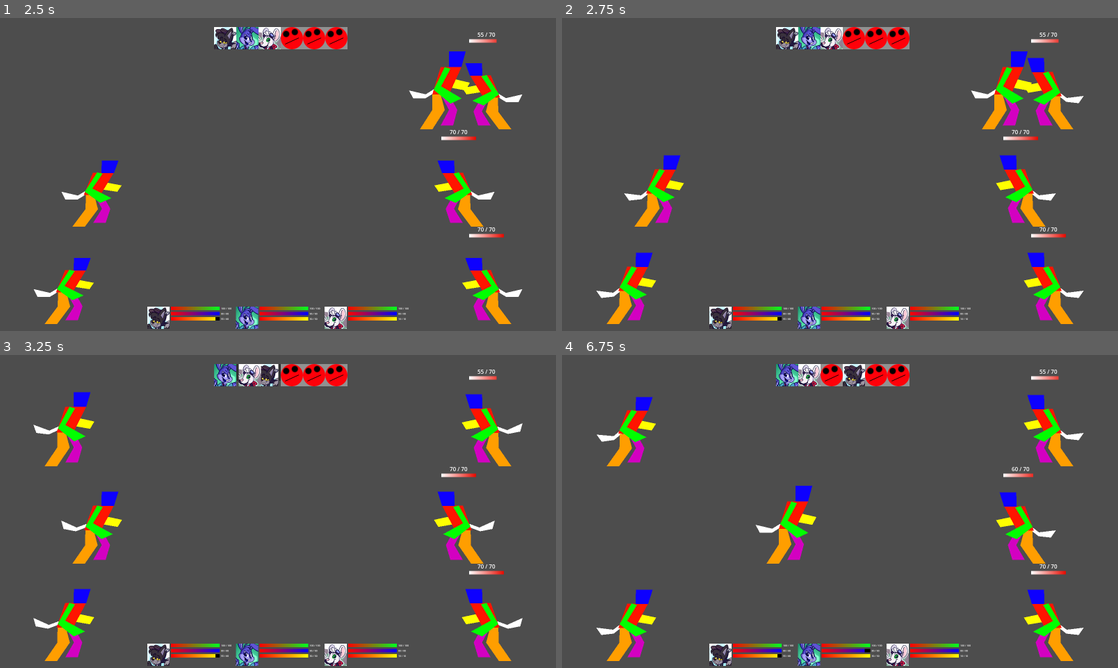
Above: before the commit, frames 1-4 (two rows, left to right).
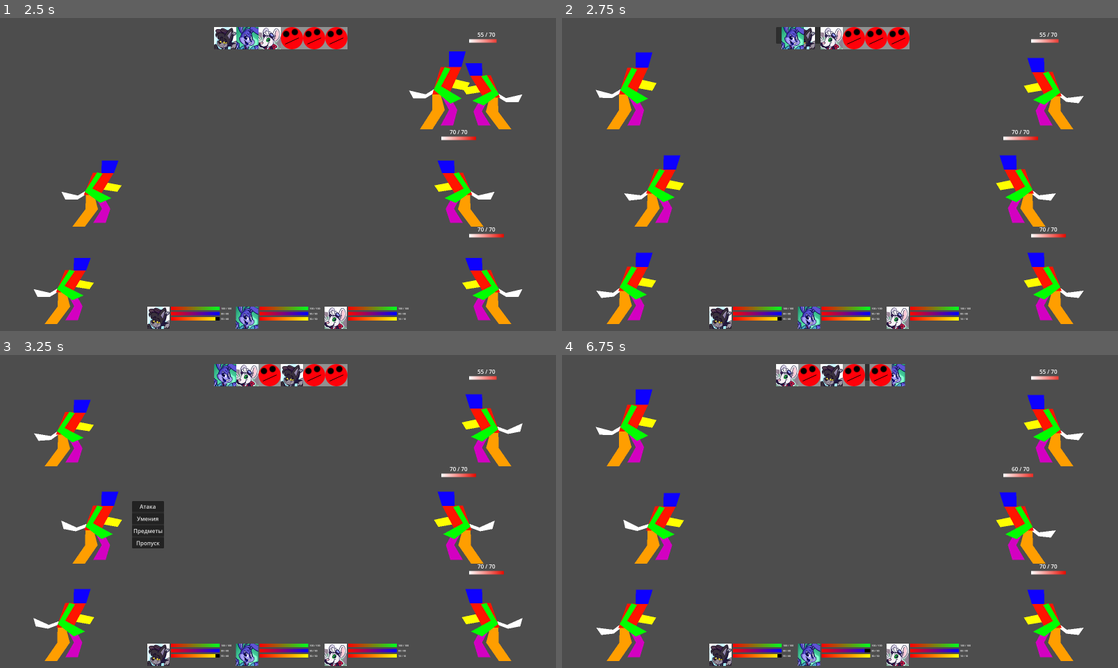
Above: after the commit, the same moments.

Repository: HellsStudios/Hell-s-workers
Game: Godot game, scene res://Scenes/Battle.tscn
Same seed, same stepped clock (60 frames per second), same inputs: the game is played once before the commit and once after it.
Inputs (mouse positions are in pixels of both pictures, inside the frame that each line leads up to):
- Up to frame 1 (2.5 s): click "Атака" at 0.5 s; click "Enemy1" at 1.25 s; move the mouse to (400, 158) at 2.02 s; click (400, 158) at 2.17 s
- Up to frame 2 (2.75 s): no input
- Up to frame 3 (3.25 s): drag from (166, 527) to (250, 574) at 2.77 s
- Up to frame 4 (6.75 s): click "Умения" at 3.5 s; click "Ядовитый удар" at 4.25 s; click "Enemy2" at 5 s; move the mouse to (895, 442) at 5.77 s; click (895, 442) at 5.92 s; drag from (812, 574) to (673, 464) at 6.52 s

Frame 1 is identical in both runs. In frame 2, 2.6% of the frame differs, in the area x 6-85%, y 2-36%; in frame 3, 2.2%; in frame 4, 4.1%, in the area x 6-63%, y 2-67%.

Commit message:
Add files via upload

Diff:
--- a/новый-игровой-проект/Scenes/Battle.tscn
+++ b/новый-игровой-проект/Scenes/Battle.tscn
@@ -140,6 +140,7 @@
 [node name="PartyHUD" parent="UI" instance=ExtResource("3_2h7oj")]
 
 [node name="QTEBar" parent="UI" instance=ExtResource("4_1samx")]
+anchors_preset = 15
 
 [connection signal="button_down" from="UI/ActionPanel/MainMenuContainer/AttackButton" to="UI/ActionPanel" method="_on_AttackButton_pressed"]
 [connection signal="button_down" from="UI/ActionPanel/MainMenuContainer/SkillButton" to="UI/ActionPanel" method="_on_SkillButton_pressed"]
--- a/новый-игровой-проект/Scenes/character.tscn
+++ b/новый-игровой-проект/Scenes/character.tscn
@@ -1586,7 +1586,6 @@
 
 [sub_resource type="Animation" id="Animation_ejsiy"]
 resource_name = "cast"
-loop_mode = 1
 tracks/0/type = "value"
 tracks/0/imported = false
 tracks/0/enabled = true
--- a/новый-игровой-проект/Scripts/battle.gd
+++ b/новый-игровой-проект/Scripts/battle.gd
@@ -49,9 +49,20 @@
 var enemy_bars: Dictionary = {}  # enemy -> bar
 @export var world_camera_path: NodePath   # можно оставить пустым
 @export var auto_create_camera := false   # если true, создадим Camera2D при отсутствии
+@export var HB_OFFSET_Y := 88.0          # насколько выше головы ставить бар (в пикселях)
+@export var HB_SCALE_WITH_ZOOM := true   # масштабировать ли бар при зуме
+@export var HB_MIN_SCALE := 0.8
+@export var HB_MAX_SCALE := 1.8
 
 var _cam_saved := { "pos": Vector2.ZERO, "zoom": Vector2.ONE, "proc": Node.PROCESS_MODE_INHERIT, "smooth": false }
 var _vp_saved_xform: Transform2D = Transform2D.IDENTITY
+
+func _get_view_zoom() -> float:
+	var cam := get_viewport().get_camera_2d()
+	if cam:
+		return cam.zoom.x              # Godot 4: >1 — крупнее
+	# фолбэк: зум из canvas_transform (если камеры нет)
+	return get_viewport().canvas_transform.get_scale().x
 
 func _get_cam() -> Camera2D:
 	# 1) явный путь
@@ -145,10 +156,27 @@
 func _world_to_screen(p: Vector2) -> Vector2:
 	var cam := get_viewport().get_camera_2d()
 	if cam:
-		# у камеры есть unproject_position, им и пользуемся
 		return cam.unproject_position(p)
-	# без камеры используем canvas_transform
 	return get_viewport().canvas_transform * p
+
+func _update_enemy_bars_positions() -> void:
+	if enemy_bars.is_empty(): return
+	var zoom := _get_view_zoom()
+	var s := 1.0
+	if HB_SCALE_WITH_ZOOM:
+		s = clamp(zoom, HB_MIN_SCALE, HB_MAX_SCALE)
+
+	for e in enemy_bars.keys():
+		var bar: Control = enemy_bars[e]
+		if not is_instance_valid(e) or not is_instance_valid(bar):
+			if is_instance_valid(bar): bar.queue_free()
+			enemy_bars.erase(e)
+			continue
+
+		var screen := _world_to_screen(e.global_position)
+		# позиция — над целью; бар в UI, поэтому задаём глобальные экранные пиксели
+		bar.scale = Vector2(s, s)
+		bar.global_position = screen + Vector2(0, -HB_OFFSET_Y * s)
 
 func _cine_self_test() -> void:
 	var cam := _get_cam()
@@ -219,6 +247,7 @@
 	if targets.size() == 0: return
 	var main_tgt: Node2D = targets[0]
 	_enter_cinematic(targets)
+	_update_enemy_bars_positions()
 	await _cam_push_focus(main_tgt.global_position)
 
 	# если физическая и одиночная — подбежали один раз вначале
@@ -322,6 +351,7 @@
 		await create_tween().set_trans(Tween.TRANS_SINE).set_ease(Tween.EASE_IN_OUT)\
 			.tween_property(mover, "global_position", start_pos, 0.18).finished
 	_play_if_has(user.anim, "idle")
+	_update_enemy_bars_positions()
 	await _cam_pop()
 	_exit_cinematic()
 
@@ -330,6 +360,7 @@
 		if is_instance_valid(bar):
 			bar.queue_free()
 	enemy_bars.clear()
+	_update_enemy_bars_positions()
 
 	if world_ui and world_ui is Control:
 		world_ui.visible = true
@@ -550,6 +581,7 @@
 func _process(_dt: float) -> void:
 	if _pick_mode:
 		_update_pick_buttons()
+	_update_enemy_bars_positions()
 
 
 func _print_order(tag: String, steps := 6) -> void:
@@ -618,6 +650,7 @@
 func _on_viewport_resized() -> void:
 	if _current_visual_order.size() > 0:
 		_layout_from_order(_current_visual_order)
+	_update_enemy_bars_positions()
 
 func _center_turn_panel(total_w: float) -> void:
 	# центр по X через anchors + offsets
@@ -734,6 +767,48 @@
 						_is_acting = false
 					end_turn()
 				, "all")
+			elif s_target == "self":
+				var can := _can_pay_cost(actor, skill)
+				if not can:
+					show_player_options(actor)
+					return
+				_pay_cost(actor, skill)
+
+				_is_acting = true
+				await _do_support(actor, actor, skill)
+				_is_acting = false
+				end_turn()
+
+			elif s_target == "single_ally":
+				var allies: Array[Node2D] = []
+				var pool: Array[Node2D] = []
+
+				if actor.team == "hero":
+					pool = heroes
+				else:
+					pool = enemies
+
+				for a in pool:
+					if is_instance_valid(a) and a.health > 0:
+						allies.append(a)
+
+				if allies.is_empty():
+					end_turn()
+					return
+
+				_build_target_overlay(actor, allies, func(targets: Array) -> void:
+					if not _can_pay_cost(actor, skill):
+						show_player_options(actor)
+						return
+					_pay_cost(actor, skill)
+
+					var tgt_local: Node2D = targets[0]
+
+					_is_acting = true
+					await _do_support(actor, tgt_local, skill)  # ← передаём весь словарь умения
+					_is_acting = false
+					end_turn()
+				, "single")
 
 		"item":
 			end_turn()
@@ -910,10 +985,11 @@
 	process_turn()
 
 func _do_magic_single(user: Node2D, target: Node2D, damage: int, effects_to_targets: Array = []) -> void:
-	if user == null or target == null: return
-	if not is_instance_valid(user) or not is_instance_valid(target): return
-
-	# выбираем клип: cast > skill > attack > idle
+	if user == null or target == null:
+		return
+	if not is_instance_valid(user) or not is_instance_valid(target):
+		return
+
 	var clip := "idle"
 	if user.anim != null:
 		if user.anim.has_animation("cast"):
@@ -922,31 +998,25 @@
 			clip = "skill"
 		elif user.anim.has_animation("attack"):
 			clip = "attack"
-
 	_play_if_has(user.anim, clip)
 
-	# один раз обработать хит по сигналу, иначе — фолбэк-таймер
 	var gate := {"done": false}
 	var cb := Callable(self, "_apply_melee_hit").bind(target, damage, gate, effects_to_targets, user)
 	_connect_hit_once(user, cb)
 
 	var clip_len := 0.6
-	if user.anim != null and user.anim.has_animation(clip):
-		clip_len = user.anim.get_animation(clip).length
-
-	# небольшой «безопасный» таймаут на ~30% длины клипа
+	if user.anim != null:
+		if user.anim.has_animation(clip):
+			clip_len = user.anim.get_animation(clip).length
 	var timeout = clamp(0.30 * clip_len, 0.08, 0.60)
 	await get_tree().create_timer(timeout).timeout
 
-	# если сигнал не пришёл — применяем сами (ровно один раз)
 	_apply_melee_hit(target, damage, gate, effects_to_targets, user)
-
-	# перестраховка: снять оставшуюся подписку
 	_disconnect_hit_if_any(user, cb)
 
-	# обязательно дожидаемся завершения клипа, чтобы не ломать позу/бленды
 	await _wait_anim_end(user.anim, clip, 1.2)
 	_play_if_has(user.anim, "idle")
+
 
 
 func _do_magic_aoe(user: Node2D, damage: int, effects_to_targets: Array = []) -> void:
@@ -961,22 +1031,19 @@
 			clip = "skill"
 		elif user.anim.has_animation("attack"):
 			clip = "attack"
-
 	_play_if_has(user.anim, clip)
 
-	# обработчик «одним махом» по всем целям
 	var gated := {"done": false}
 	var cb := Callable(self, "_on_magic_aoe_hit").bind(user, damage, effects_to_targets, gated)
 	_connect_hit_once(user, cb)
 
 	var clip_len := 0.6
-	if user.anim != null and user.anim.has_animation(clip):
-		clip_len = user.anim.get_animation(clip).length
-
+	if user.anim != null:
+		if user.anim.has_animation(clip):
+			clip_len = user.anim.get_animation(clip).length
 	var timeout = clamp(0.30 * clip_len, 0.08, 0.60)
 	await get_tree().create_timer(timeout).timeout
 
-	# фолбэк: если сигнал не пришёл — наносим сами
 	if not gated.get("done", false):
 		_apply_aoe_once(user, damage, effects_to_targets)
 		gated["done"] = true
@@ -985,11 +1052,62 @@
 	await _wait_anim_end(user.anim, clip, 1.2)
 	_play_if_has(user.anim, "idle")
 
+
 func _on_magic_aoe_hit(user: Node2D, damage: int, effects_to_targets: Array, gated: Dictionary) -> void:
 	if gated.get("done", false):
 		return
 	gated["done"] = true
 	_apply_aoe_once(user, damage, effects_to_targets)
+
+func _do_support(user: Node2D, target: Node2D, ability: Dictionary) -> void:
+	if user == null:
+		return
+	if target == null or not is_instance_valid(target):
+		target = user
+
+	# ── Защита от неправильного типа ──
+	if typeof(ability) == TYPE_ARRAY:
+		ability = {"effects_to_targets": ability}
+	elif typeof(ability) != TYPE_DICTIONARY:
+		return
+
+	# Выбор клипа
+	var clip := "idle"
+	if user.anim != null:
+		if user.anim.has_animation("cast"):
+			clip = "cast"
+		elif user.anim.has_animation("skill"):
+			clip = "skill"
+	_play_if_has(user.anim, clip)
+
+	# Момент применения ~30% длины клипа
+	var clip_len := 0.5
+	if user.anim != null and user.anim.has_animation(clip):
+		clip_len = user.anim.get_animation(clip).length
+	var apply_delay := 0.30 * clip_len
+	if apply_delay < 0.06: apply_delay = 0.06
+	if apply_delay > 0.60: apply_delay = 0.60
+	await get_tree().create_timer(apply_delay).timeout
+
+	# Лечение
+	if ability.has("heal"):
+		var heal := int(ability.get("heal", 0))
+		var new_hp = target.health + heal
+		if new_hp > target.max_health: new_hp = target.max_health
+		if new_hp < 0: new_hp = 0
+		target.health = new_hp
+
+	# Эффекты
+	var effs_to_target: Array = ability.get("effects_to_targets", [])
+	if effs_to_target.size() > 0:
+		_apply_effects(effs_to_target, target)
+
+	var effs_to_self: Array = ability.get("effects_to_self", [])
+	if effs_to_self.size() > 0:
+		_apply_effects(effs_to_self, user)
+
+	await _wait_anim_end(user.anim, clip, 1.2)
+	_play_if_has(user.anim, "idle")
 
 func _apply_melee_hit(target: Node2D, damage: int, gate: Dictionary, effects_to_targets: Array = [], source: Node2D = null) -> void:
 	if gate.get("done", false): return
@@ -1233,13 +1351,13 @@
 	_target_overlay = null
 
 	if mode == "all":
-		var picked: Array = []
+		var picked: Array[Node2D] = []   # ← типизированный
 		for e in enemies:
 			if is_instance_valid(e) and e.health > 0:
 				picked.append(e)
-		await on_pick.call(picked)       # ← массив всех живых врагов
+		await on_pick.call(picked)
 	else:
-		await on_pick.call([target])     # ← массив из одного
+		await on_pick.call([target])
 
 func _screen_center_world() -> Vector2:
 	var cam := get_viewport().get_camera_2d()
@@ -1255,16 +1373,33 @@
 	if ap and ap.has_animation(name):
 		ap.play(name)
 
-func _wait_anim_end(ap: AnimationPlayer, name: String, fallback := 1.0) -> void:
-	if ap == null or not ap.has_animation(name): return
-	var done := false
-	ap.animation_finished.connect(func(finished): if finished == name: done = true, CONNECT_ONE_SHOT)
-	# ждём не дольше длины клипа + небольшой запас
-	var max_t := (ap.get_animation(name).length if ap.has_animation(name) else fallback) + 0.1
+func _wait_anim_end(ap: AnimationPlayer, name: String, fallback := 0.0) -> void:
+	# Надёжная версия: без лямбд/сигналов, только опрос состояния.
+	var limit := fallback
+	if ap != null:
+		if ap.has_animation(name):
+			var L := ap.get_animation(name).length
+			if L > 0.0:
+				if L > limit:
+					limit = L
+
 	var t0 := Time.get_ticks_msec()
-	while not done and Time.get_ticks_msec() - t0 < int(max_t * 1000):
+	var deadline_ms := int((limit + 0.10) * 1000.0)  # маленький запас
+
+	while Time.get_ticks_msec() - t0 < deadline_ms:
+		if ap == null:
+			break
+		# вышли, если клип уже не играет / сменился
+		if not ap.is_playing():
+			break
+		if String(ap.current_animation) != name:
+			break
 		await get_tree().process_frame
 
+	# На всякий: если всё ещё тот же клип и он «висит» — стопнем
+	if ap != null:
+		if ap.is_playing() and String(ap.current_animation) == name:
+			ap.stop()
 
 
 func _build_turn_icons_fresh() -> void:
